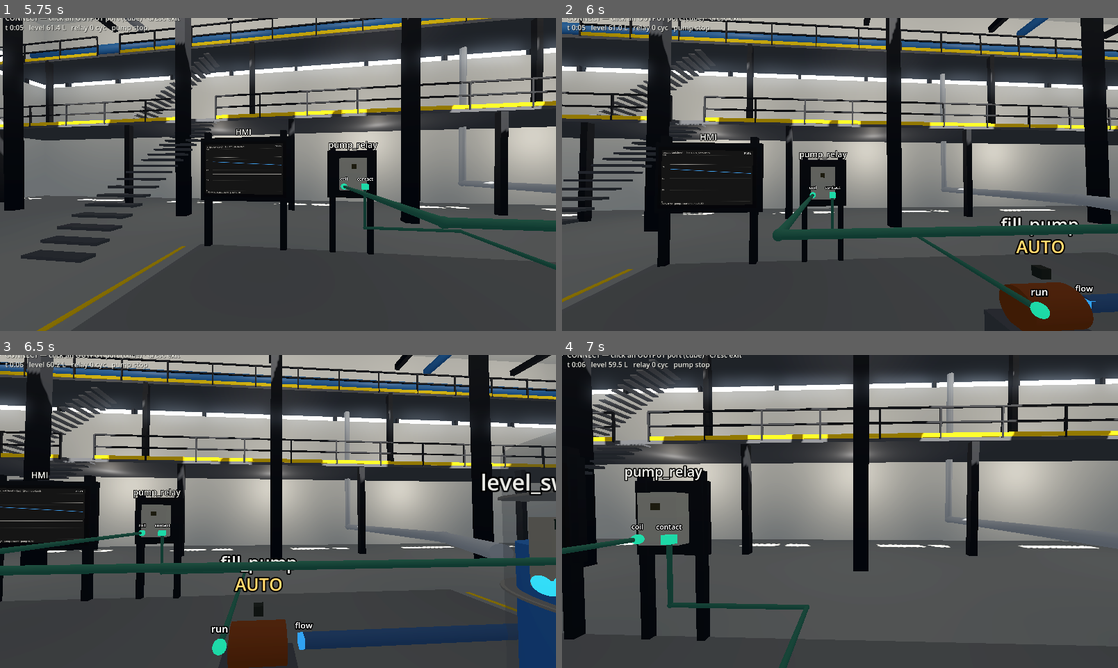
Above: before the commit, frames 1-4 (two rows, left to right).
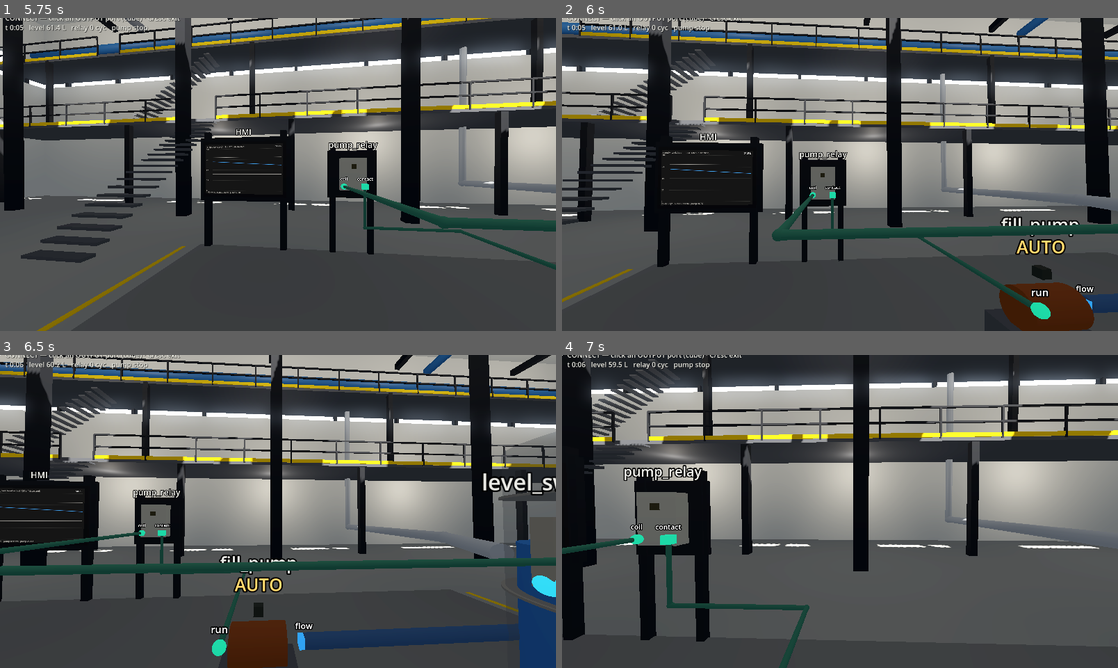
Above: after the commit, the same moments.

Repository: whharris917/flowstate
Game: Godot game, scene res://world/hall.tscn
Two runs of this game, one before a commit and one after it. Both use one fixed random seed, a clock stepped at 60 frames per second and the inputs below. This scene is started directly instead of the project's main scene. Sound files missing from this copy of the repository are replaced by a short silence.
Inputs (mouse positions are in pixels of both pictures, inside the frame that each line leads up to):
- Up to frame 1 (5.75 s): tap Enter at 0.5, 2 s; move the mouse to (272, 180) at 0.52 s; hold B (build_mode) 0.53-1.28 s; hold W (move_forward) 0.53-2.78 s; click (272, 180) at 0.67 s; tap Space at 1.25, 2.75 s; move the mouse to (316, 177) at 1.27 s; tap C (connect_mode) at 1.35 s; move the mouse to (233, 171) at 2.02 s; hold X (delete_item) 2.03-2.78 s; move the mouse to (283, 174) at 2.77 s; hold A (move_left) 2.78-3.53 s; tap E (interact) at 2.85 s; click (283, 174) at 2.92 s; move the mouse to (255, 168) at 3.52 s; press the mouse at (255, 168) at 3.53 s; hold W (move_forward) from 3.53 s (still down); move the mouse to (305, 174) at 4.27 s; release the mouse at (305, 174) at 4.28 s; tap R (rotate_item) at 4.35 s; move the mouse to (250, 174) at 5.02 s; hold Mouse wheel up (zoom_in) from 5.03 s (still down); click (250, 174) at 5.17 s
- Up to frame 2 (6 s): move the mouse to (851, 168) at 5.77 s; release W (move_forward) at 5.78 s; release Mouse wheel up (zoom_in) at 5.78 s; hold D (move_right) from 5.78 s (still down); tap Mouse wheel down (zoom_out) at 5.85 s
- Up to frame 3 (6.5 s): keep holding D (move_right)
- Up to frame 4 (7 s): move the mouse to (834, 517) at 6.52 s; release D (move_right) at 6.53 s; hold W (move_forward) from 6.53 s (still down); hold Ctrl from 6.53 s (still down)

Frame 1 is identical in both runs. In frame 2, 1.1% of the frame differs, in the area x 0-100%, y 0-100%; in frame 3, 2.2%; in frame 4, 1.2%.

Commit message:
Pull the zoom handle in close to the player
Top of the curve moves from 2.6 m to 0.9 m behind: the handle rises
nearly overhead, and the infinite extension inherits the steeper
angle, keeping altitude views close to top-down on the player.

Co-Authored-By: Claude Fable 5 <noreply@anthropic.com>
Claude-Session: https://claude.ai/code/session_01LEpShB69R5sqJSsHUaRUU2

Diff:
--- a/game/player/player.gd
+++ b/game/player/player.gd
@@ -21,7 +21,7 @@
 # same direction, exponentially faster per notch (C1 at the joint).
 const ZOOM_TIP := Vector3(0, 0, -0.55)
 const ZOOM_KNEE := Vector3(0, 0.15, 0.25)
-const ZOOM_TOP := Vector3(0, 5.4, 2.6)
+const ZOOM_TOP := Vector3(0, 5.4, 0.9)   # nearly overhead, just trailing the player
 const ZOOM_STEP := 0.07
 const ZOOM_T_MAX := 4.0        # ~870 m up the handle — effectively unbounded
 const ZOOM_EXT_RATE := 1.6     # exponential growth rate past the top
--- /dev/null
+++ b/game/world/main.tscn
@@ -0,0 +1,10 @@
+[gd_scene format=3 uid="uid://bukuut6gqamcv"]
+
+[ext_resource type="Script" path="res://world/main.gd" id="1"]
+[ext_resource type="PackedScene" path="res://player/player.tscn" id="2"]
+
+[node name="Main" type="Node3D" unique_id=988014845]
+script = ExtResource("1")
+
+[node name="Player" parent="." unique_id=9976735 instance=ExtResource("2")]
+transform = Transform3D(1, 0, 0, 0, 1, 0, 0, 0, 1, 0, 0.1, 9)
